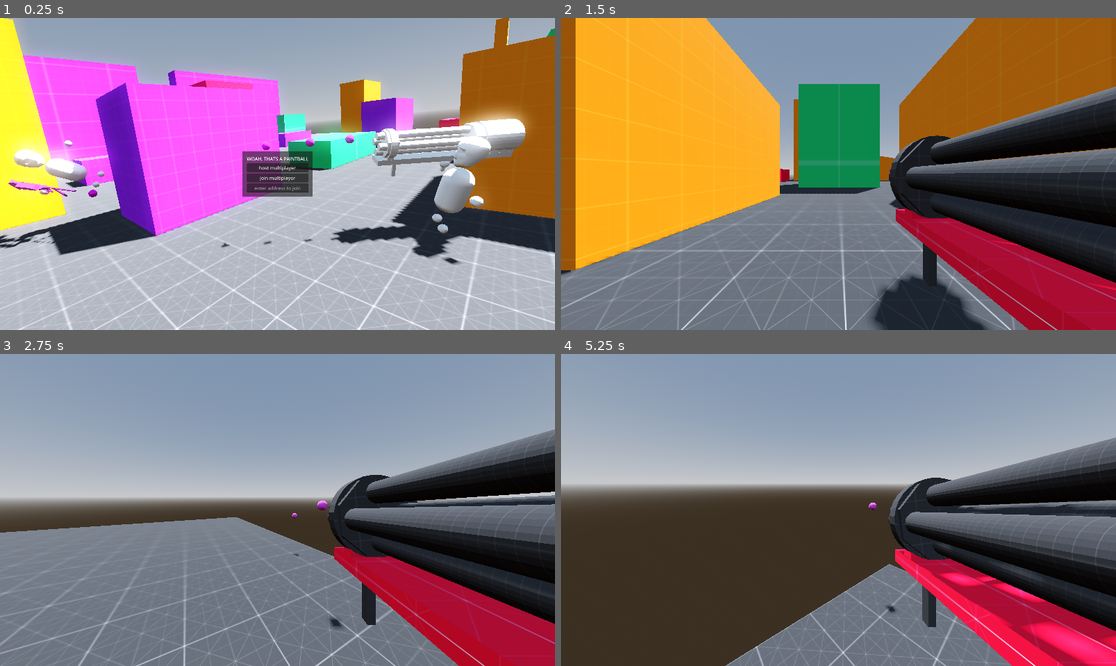
Above: before the commit, frames 1-4 (two rows, left to right).
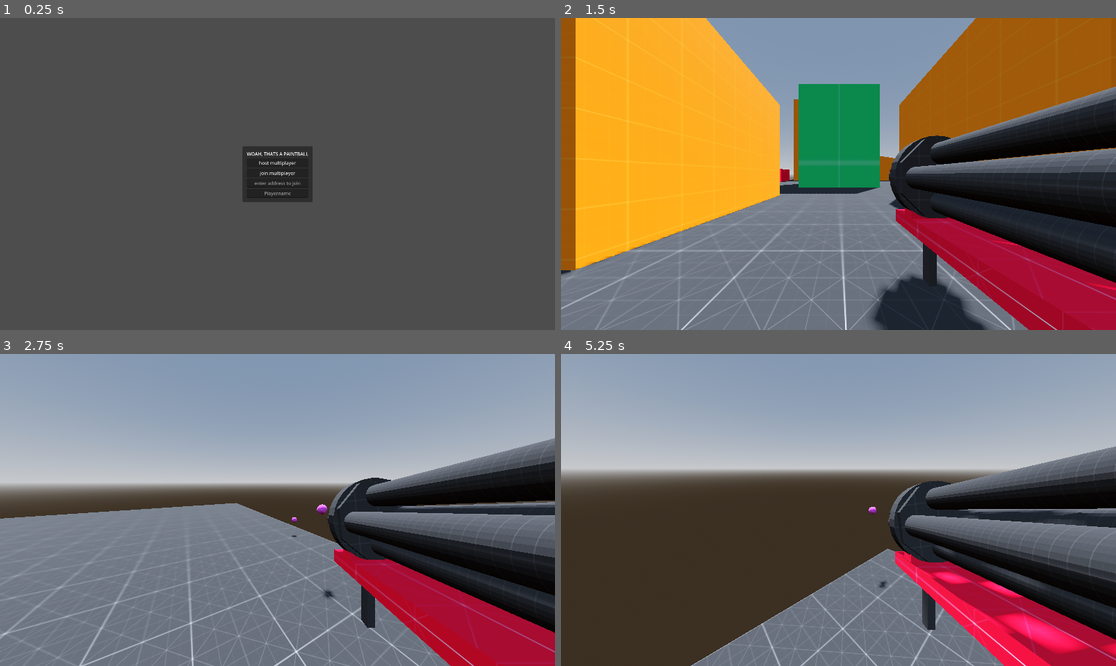
Above: after the commit, the same moments.

Repository: Monkeytonk115/godot-paintball
Game: Godot game, scene res://scenes/main.tscn
Same seed, same stepped clock (60 frames per second), same inputs: the game is played once before the commit and once after it.
Inputs (mouse positions are in pixels of both pictures, inside the frame that each line leads up to):
- Up to frame 1 (0.25 s): no input
- Up to frame 2 (1.5 s): click (838, 186) at 0.52 s; type "12" at 0.6 s; click "host multiplayer" at 1.25 s
- Up to frame 3 (2.75 s): tap Enter at 2 s; move the mouse to (305, 510) at 2.02 s; press the mouse at (305, 510) at 2.03 s; hold W (forward) from 2.03 s (still down); tap Space (jump) at 2.27 s
- Up to frame 4 (5.25 s): keep holding W (forward); move the mouse to (810, 510) at 2.77 s; release the mouse at (810, 510) at 2.78 s; tap Tab (scoreboard) at 2.85, 4.35 s; tap Space (jump) at 3.02, 4.52 s; move the mouse to (849, 503) at 3.52 s; press the mouse at (849, 503) at 3.53 s; move the mouse to (832, 516) at 4.27 s; release the mouse at (832, 516) at 4.28 s; move the mouse to (877, 513) at 5.02 s; press the mouse at (877, 513) at 5.03 s

The runs differ from the first frame. In frame 1, 99% of the frame differs, in the area x 0-100%, y 0-100%; in frame 2, less than 0.1%; in frame 3, 18%; in frame 4, 19%.
Error after the commit: Parse Error: Identifier "new_text" not declared in the current scope. (res://singletons/player_config.gd:12)

Commit message:
add player name field

Diff:
--- a/project.godot
+++ b/project.godot
@@ -19,6 +19,7 @@
 
 PlayerData="*res://singletons/player_data.gd"
 Team="*res://singletons/team.gd"
+PlayerConfig="*res://singletons/player_config.gd"
 
 [display]
 
--- a/scenes/main.gd
+++ b/scenes/main.gd
@@ -37,6 +37,7 @@
 func _on_control_join_game(address):
 	enet_peer.create_client(address, 5555)
 	multiplayer.multiplayer_peer = enet_peer
+	#multiplayer.connected_to_server.connect(connect_to_server)
 	$CanvasLayer/ScoreBoard.set_server_name("hosting")
 	$CanvasLayer/mainMenu.hide()
 
@@ -93,3 +94,9 @@
 	if attacker_id != -1:
 		PlayerData.add_player_score.rpc(attacker_id, 1)
 	ply.respawn.rpc(spawnPoint)
+
+
+# When the client connects to a server -> send details to server
+func connect_to_server():
+	# Send our preferred name to all other clients
+	PlayerData.set_player_name.rpc(multiplayer.get_unique_id(), PlayerConfig.get_player_name())
--- a/scenes/mainMenu.gd
+++ b/scenes/mainMenu.gd
@@ -7,6 +7,7 @@
 
 # Called when the node enters the scene tree for the first time.
 func _ready():
+	$PanelContainer/MarginContainer/VBoxContainer/LineEdit2.text = PlayerConfig.get_player_name()
 	new_titleScreen = titleScreen.instantiate()
 	add_child(new_titleScreen)
 
@@ -24,3 +25,7 @@
 func _on_button_2_pressed():
 	joinGame.emit($PanelContainer/MarginContainer/VBoxContainer/LineEdit.text)
 	new_titleScreen.queue_free()
+
+
+func _on_line_edit_2_text_changed(new_text):
+	PlayerConfig.set_player_name(new_text)
--- a/scenes/mainMenu.tscn
+++ b/scenes/mainMenu.tscn
@@ -52,5 +52,11 @@
 placeholder_text = "enter address to join"
 alignment = 1
 
+[node name="LineEdit2" type="LineEdit" parent="PanelContainer/MarginContainer/VBoxContainer"]
+layout_mode = 2
+placeholder_text = "Playername"
+alignment = 1
+
 [connection signal="pressed" from="PanelContainer/MarginContainer/VBoxContainer/Button" to="." method="_on_button_pressed"]
 [connection signal="pressed" from="PanelContainer/MarginContainer/VBoxContainer/Button2" to="." method="_on_button_2_pressed"]
+[connection signal="text_changed" from="PanelContainer/MarginContainer/VBoxContainer/LineEdit2" to="." method="_on_line_edit_2_text_changed"]
--- /dev/null
+++ b/singletons/player_config.gd
@@ -0,0 +1,13 @@
+extends Node
+
+
+
+func get_player_name():
+	var config = ConfigFile.new()
+	config.load("user://paintball_playersettings.cfg")
+	return config.get_value("player", "player_name", "")
+
+func set_player_name(new_name):
+	var config = ConfigFile.new()
+	config.set_value("player", "player_name", new_text)
+	config.save("user://paintball_playersettings.cfg")
